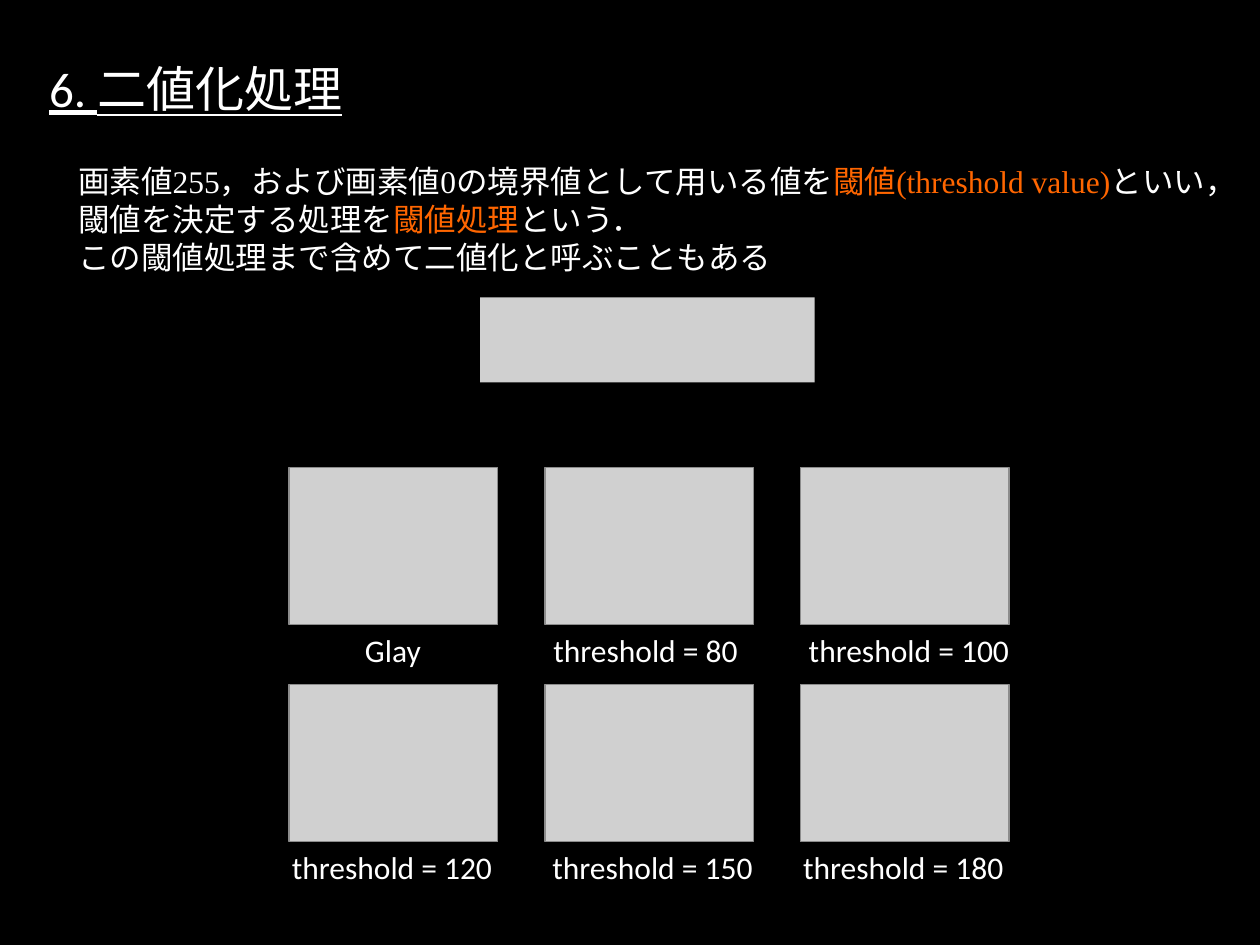
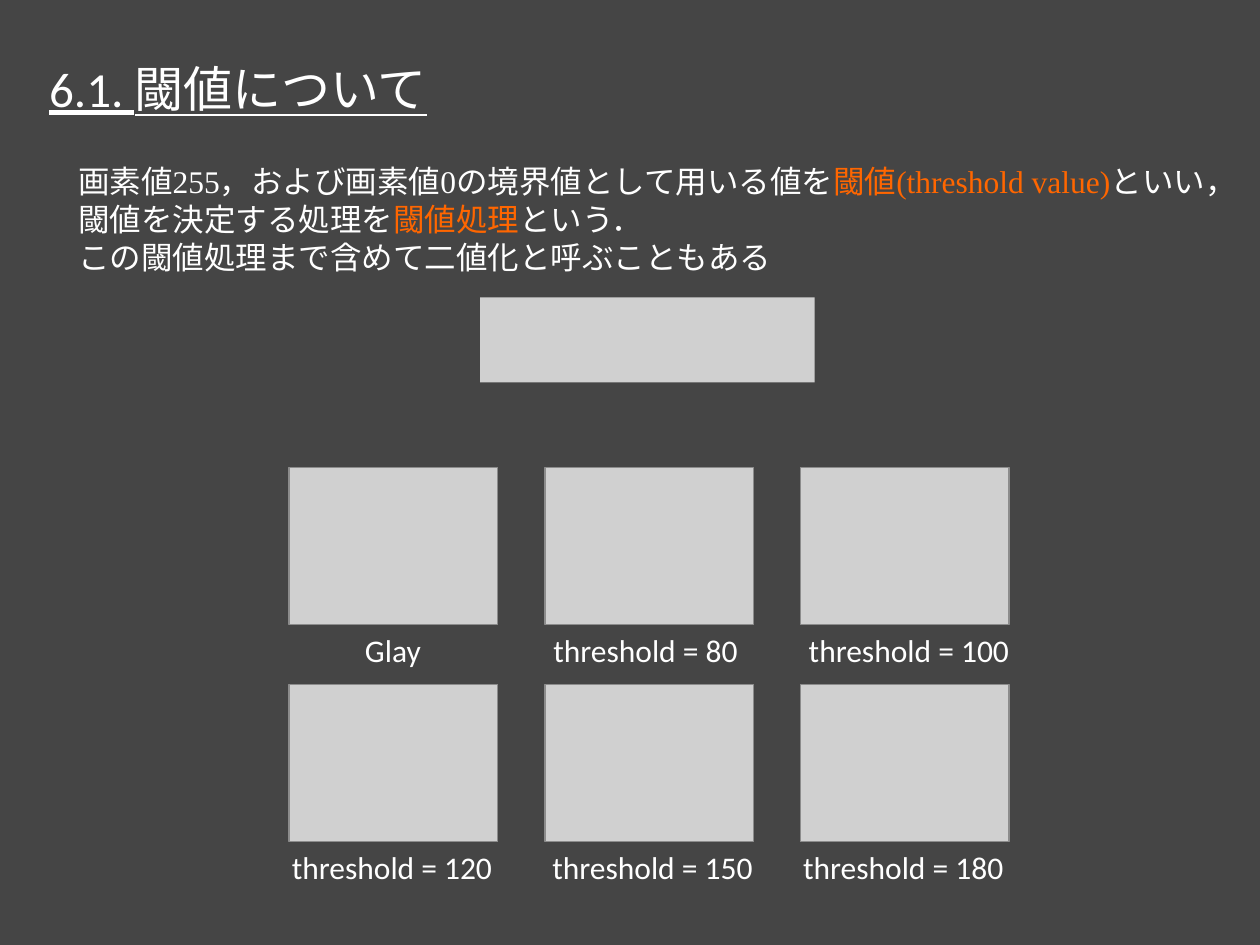
Before and after one commit to rurusasu/Diary, a slide deck: slide 17 of 画像処理.pptx. Drawn at 1260x945 pixels with LibreOffice and Linux fonts; fonts in the diff are those of the drawing; grey boxes stand for pictures. Boxes give left, top, right and bottom in pixels: in the first picture for what was removed or moved away, otherwise in the second. Text is boxed around its words. In the diff, an @@ line names an element or a change of style, - is before the commit and + after.

Commit message:
2つの閾値を用いた二値化処理の結果を同期

```diff
--- a/画像処理.pptx
+++ b/画像処理.pptx
@@ background #000000 to #454545 @@
@@ text at (x1=49, y1=66, x2=427, y2=116): text changed @@
-6. 二値化処理
+6.1. 閾値について
```
Also in this commit, not shown: 17 other slides changed, 2 slides added, 1 slide removed.
